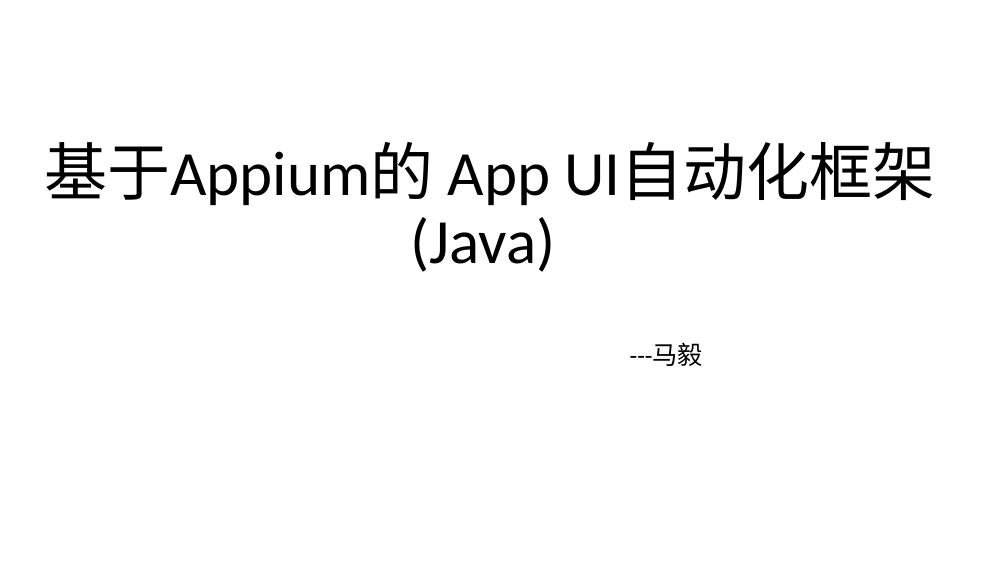
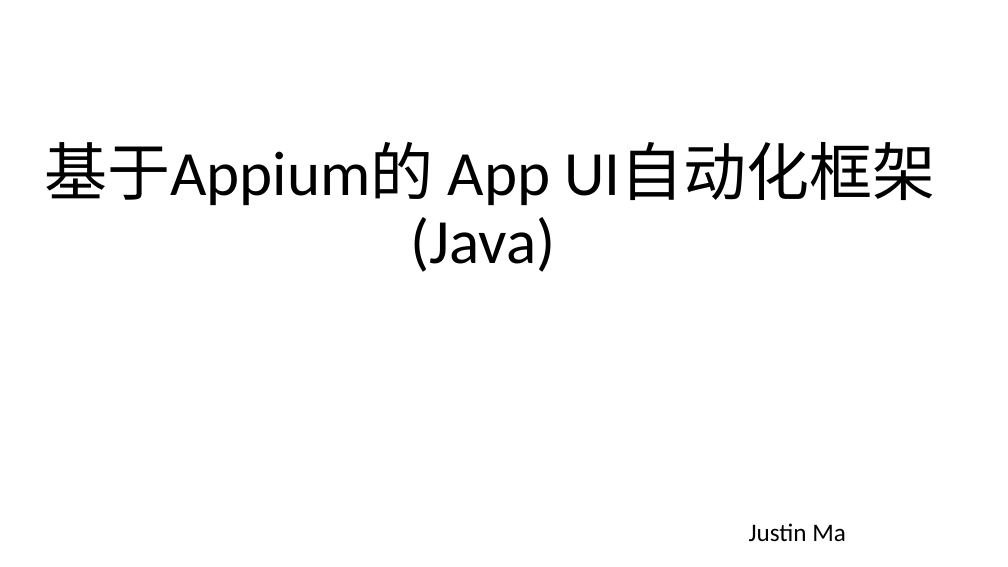
Before and after one commit to lgxqf/AppUIAutomation, a slide deck: slide 1 of doc/Framework-Introduction.pptx. Drawn at 1008x567 pixels with LibreOffice and Linux fonts; fonts in the diff are those of the drawing. Boxes give left, top, right and bottom in pixels: in the first picture for what was removed or moved away, otherwise in the second. Text is boxed around its words. In the diff, an @@ line names an element or a change of style, - is before the commit and + after.

```diff
--- a/doc/Framework-Introduction.pptx
+++ b/doc/Framework-Introduction.pptx
@@ subtitle removed at <box>630,343,704,366</box> @@
----马毅
@@ subtitle added at <box>749,523,846,542</box>, 24 pt, text #000000 @@
+Justin Ma
```
Also in this commit, not shown: 1 slide added, 2 other files.
